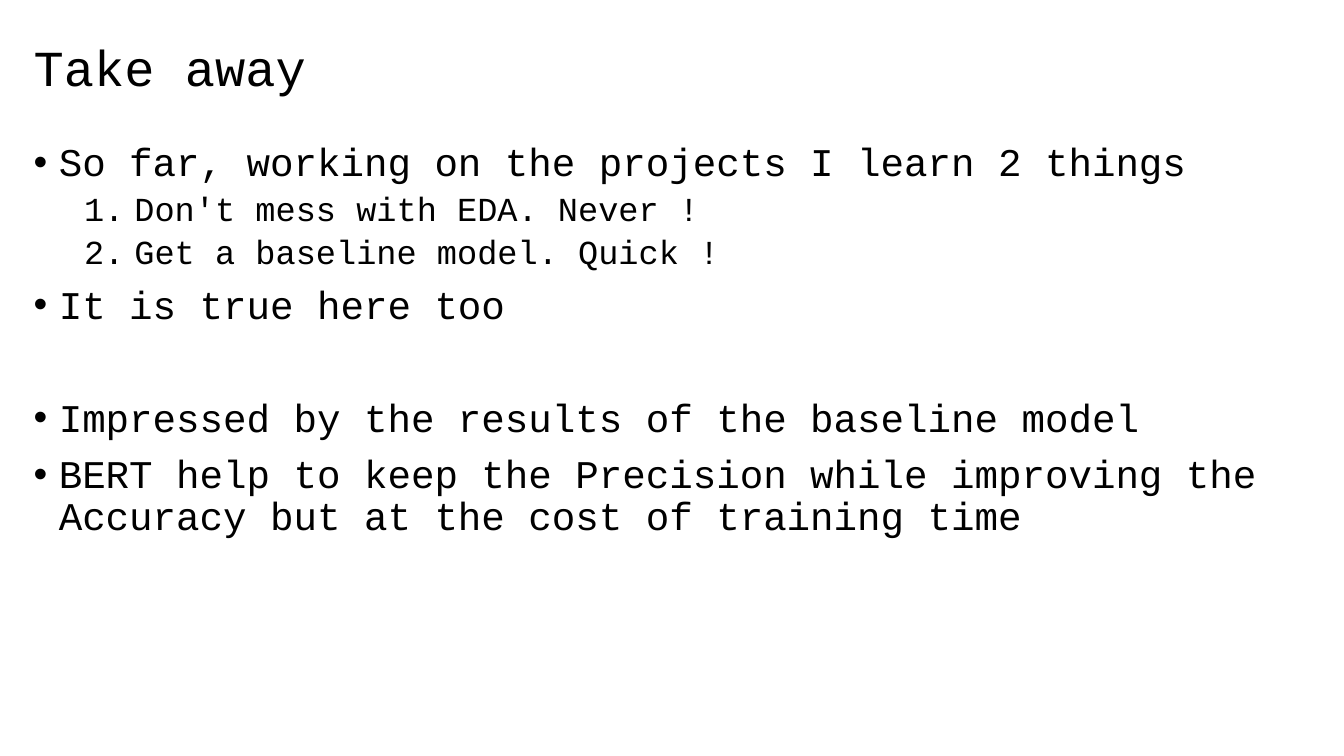
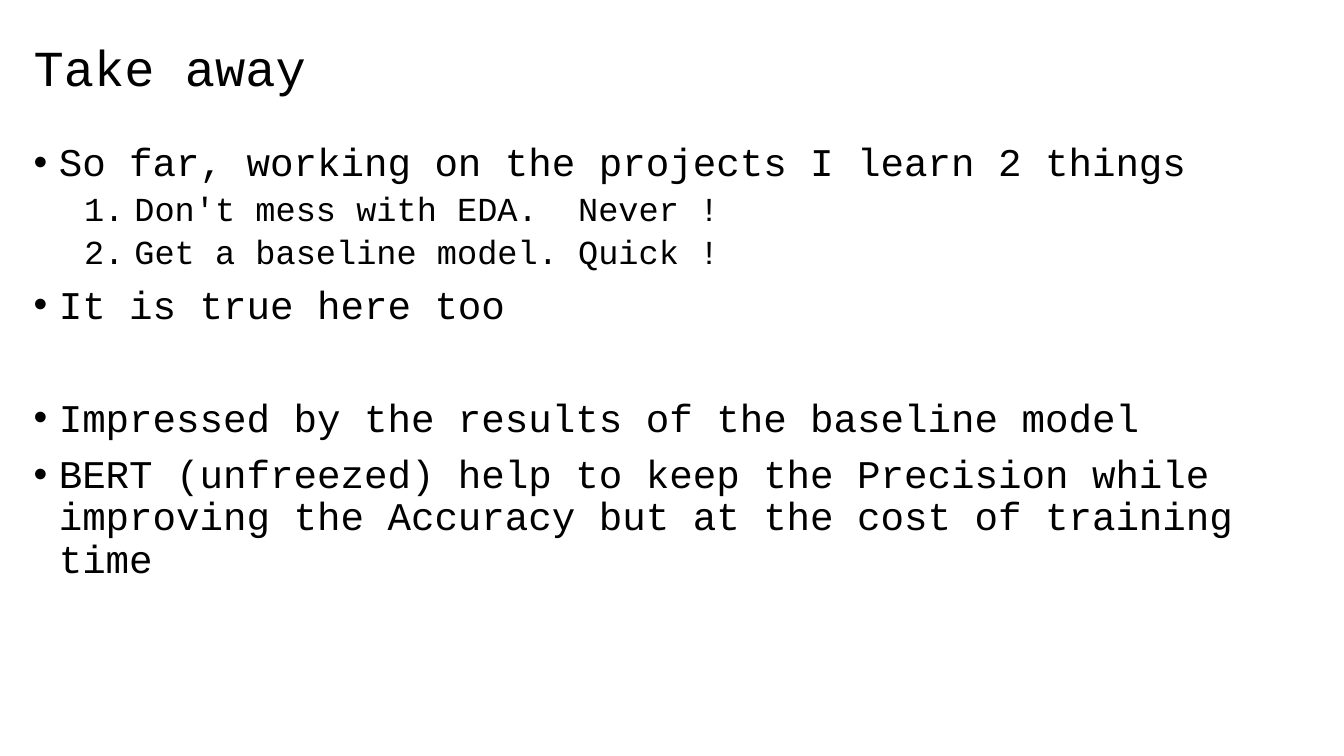
Before and after one commit to 40tude/02_Data-Science_Fullstack_march_2024, a slide deck: slide 9 of 07_deep_learning/99_Project_ATT/01_att_project.pptx (slide 8 before the commit). Drawn at 1344x756 pixels with LibreOffice and Linux fonts; fonts in the diff are those of the drawing. Boxes give left, top, right and bottom in pixels: in the first picture for what was removed or moved away, otherwise in the second. Text is boxed around its words. In the diff, an @@ line names an element or a change of style, - is before the commit and + after.

```diff
--- a/07_deep_learning/99_Project_ATT/01_att_project.pptx
+++ b/07_deep_learning/99_Project_ATT/01_att_project.pptx
@@ text at <box>59,460,1233,574</box>: text changed @@
-• BERT help to keep the Precision while improving the Accuracy but at the cost of training time
+• BERT (unfreezed) help to keep the Precision while improving the Accuracy but at the cost of training time
```
Also in this commit, not shown: 2 other slides changed, 1 slide added, 10 other files.
